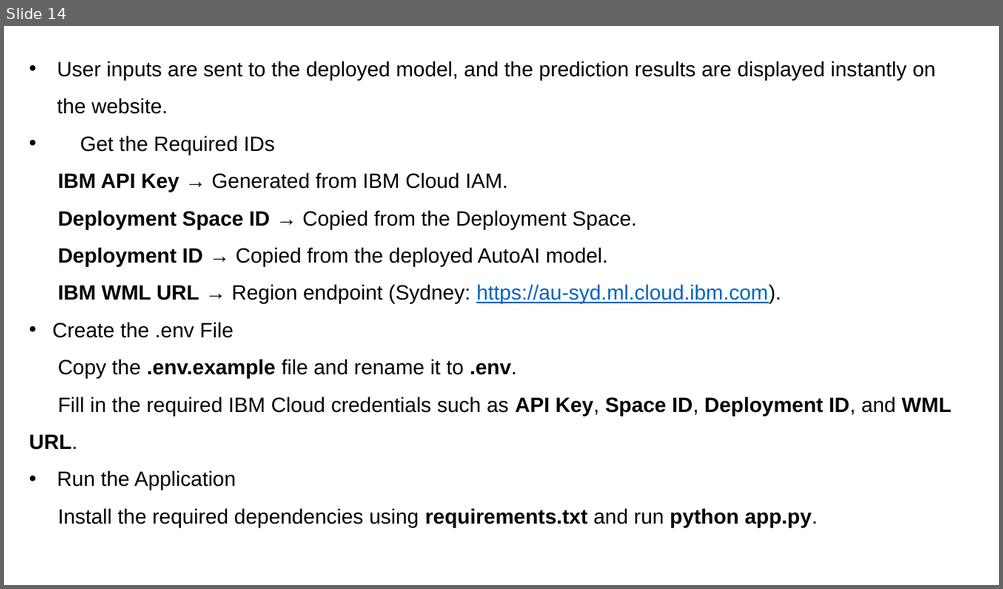
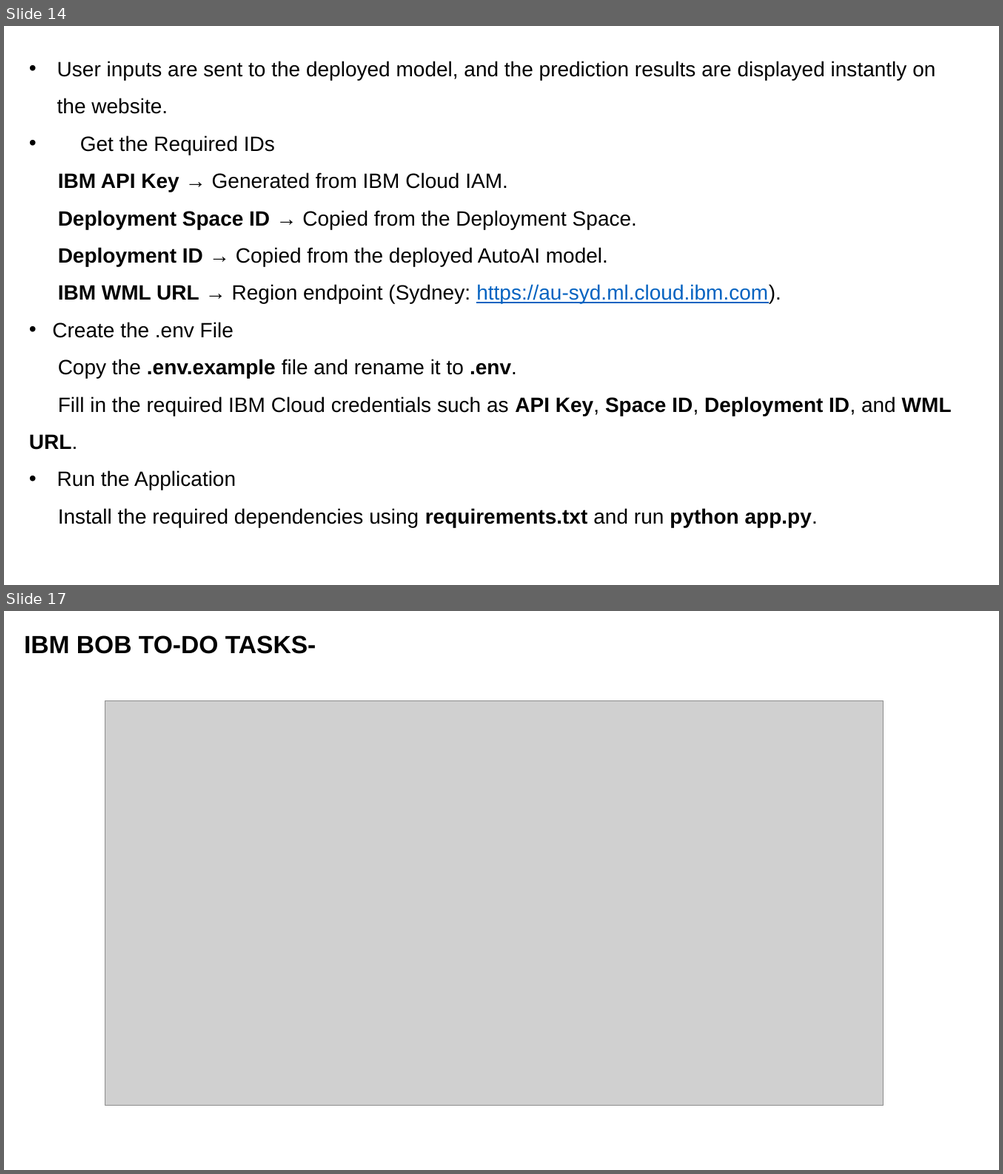
Before and after one commit to lakshmisatwika28-lang/Breast-Cancer-Prediction-AutoAI, a slide deck: Presentation.pptx. Shown one above the other, each under a label of ours: slide 14 before the commit, slides 14 and 17 after it; the slides between them are not shown. The pictures are 1003x589 and 1003x1174 pixels, drawn with LibreOffice and Linux fonts; fonts in the diff are those of the drawing; grey boxes stand for pictures. Boxes give left, top, right and bottom in pixels: in the first picture for what was removed or moved away, otherwise in the second. Text is boxed around its words. In the diff, an @@ line names an element or a change of style, - is before the commit and + after.

```diff
--- a/Presentation.pptx
+++ b/Presentation.pptx
@@ slide 17 added at (4,611,999,1170), background #FFFFFF @@
@@ text added at (24,635,316,654), 24 pt, text #000000, bold @@
+IBM BOB TO-DO TASKS-
@@ picture added at (105,701,884,1106) @@
```
Also in this commit, not shown: 1 slide changed, 2 other slides added.
